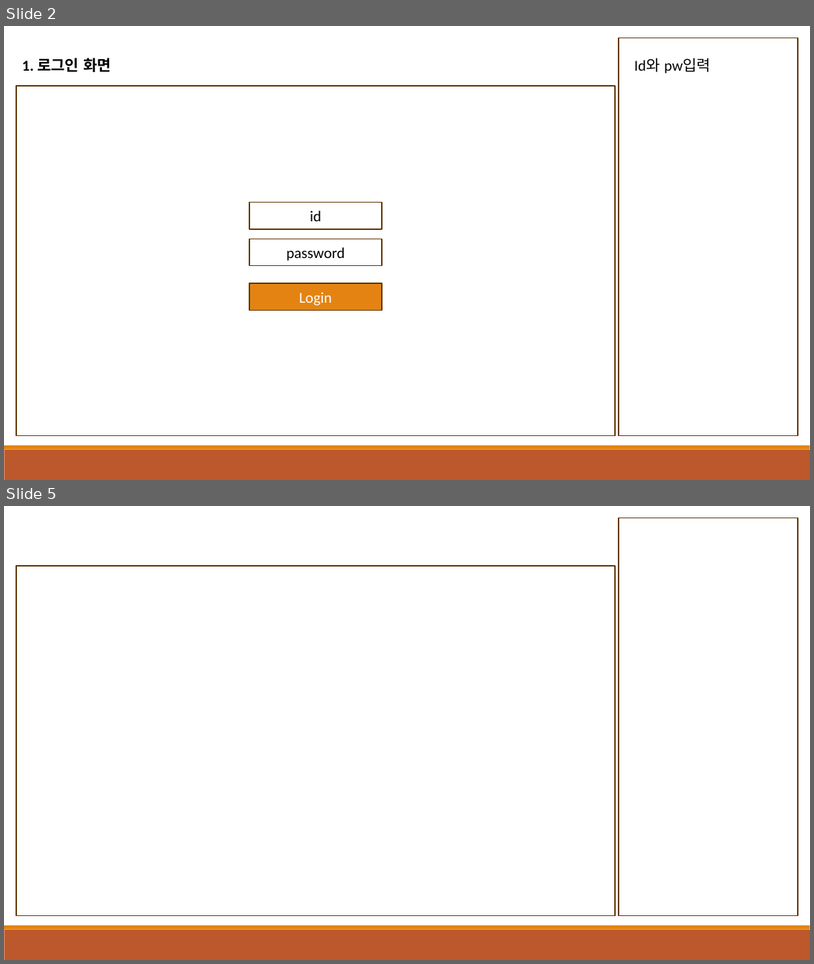
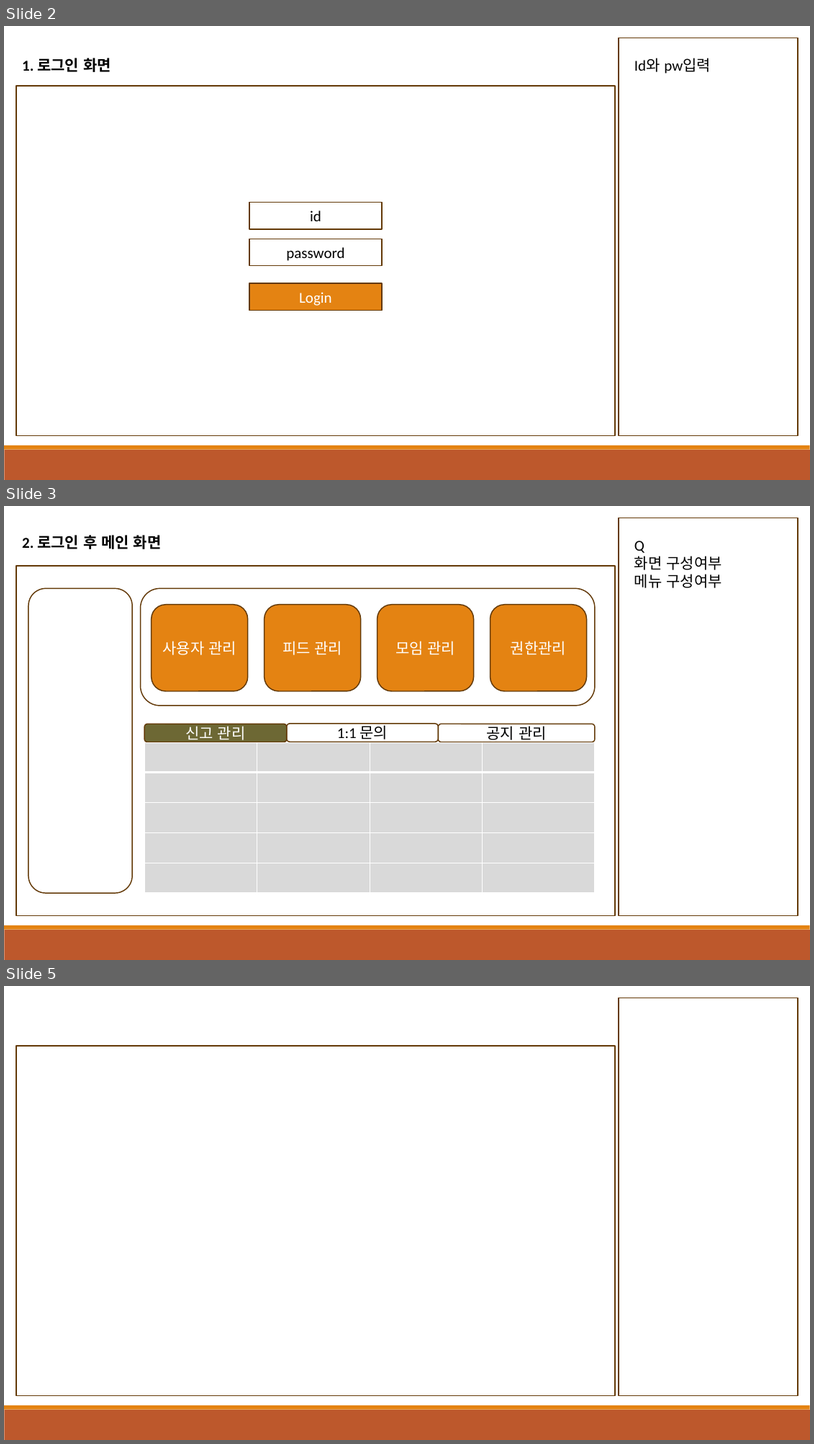
Before and after one commit to msj-0709/hush-project, a slide deck: 화면 설계.pptx. Shown one above the other, each under a label of ours: slides 2 and 5 before the commit, slides 2, 3 and 5 after it; the slides between them are not shown. The pictures are 814x964 and 814x1444 pixels, drawn with LibreOffice and Linux fonts; fonts in the diff are those of the drawing. Boxes give left, top, right and bottom in pixels: in the first picture for what was removed or moved away, otherwise in the second. Text is boxed around its words. In the diff, an @@ line names an element or a change of style, - is before the commit and + after.

```diff
--- a/화면 설계.pptx
+++ b/화면 설계.pptx
@@ slide 3 added at <box>4,506,810,960</box>, background #FFFFFF; not listed: 2 template elements that a slide beside it also shows @@
@@ rectangle added at <box>619,518,798,916</box>, outline #643908 1.25 pt @@
@@ text added at <box>22,535,162,549</box>, 18 pt, text #000000, bold @@
+2. 로그인 후 메인 화면
@@ text added at <box>635,541,722,588</box>, 18 pt, text #000000 @@
+Q
+화면 구성여부
+메뉴 구성여부
@@ rectangle added at <box>16,566,615,916</box>, outline #643908 1.25 pt @@
@@ rounded rectangle added at <box>28,588,132,893</box>, outline #643908 1.25 pt @@
@@ rounded rectangle added at <box>141,588,596,705</box>, outline #643908 1.25 pt @@
@@ rounded rectangle added at <box>152,605,248,691</box>, fill #E48312, outline #643908 1.25 pt, 18 pt, text #FFFFFF @@
+사용자 관리
@@ rounded rectangle added at <box>265,605,362,691</box>, fill #E48312, outline #643908 1.25 pt, 18 pt, text #FFFFFF @@
+피드 관리
@@ rounded rectangle added at <box>377,605,474,691</box>, fill #E48312, outline #643908 1.25 pt, 18 pt, text #FFFFFF @@
+모임 관리
@@ rounded rectangle added at <box>491,605,587,691</box>, fill #E48312, outline #643908 1.25 pt, 18 pt, text #FFFFFF @@
+권한관리
@@ rounded rectangle added at <box>144,723,286,742</box>, fill #6D6834, outline #643908 1.25 pt, 18 pt, text #FFFFFF @@
+신고 관리
@@ table added at <box>144,743,594,893</box>, 5 rows, 4 columns @@
+ |  |  | 
+ |  |  | 
+ |  |  | 
+ |  |  | 
+ |  |  | 
@@ rounded rectangle added at <box>287,723,439,741</box>, outline #643908 1.25 pt, 18 pt, text #000000 @@
+1:1 문의
@@ rounded rectangle added at <box>438,723,595,742</box>, outline #643908 1.25 pt, 18 pt, text #000000 @@
+공지 관리
```
Also in this commit, not shown: 1 other slide added, 2 slides removed.
